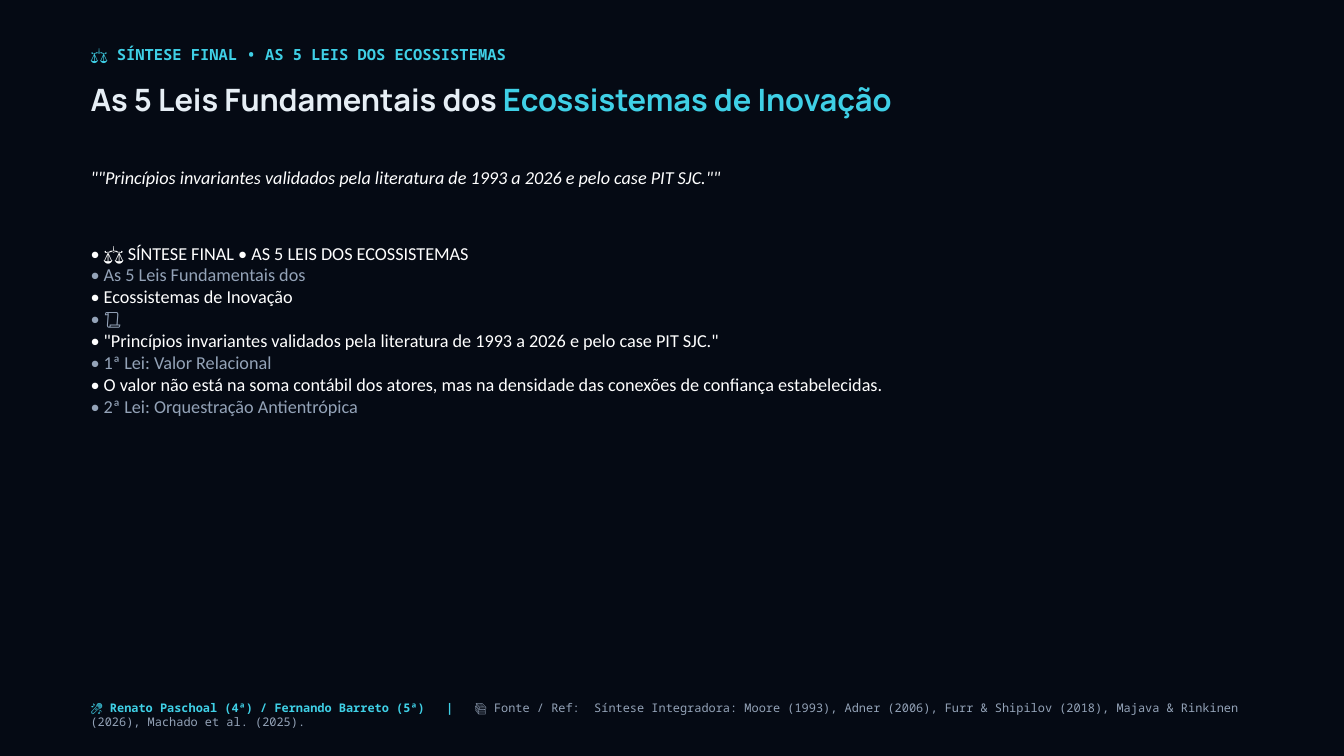
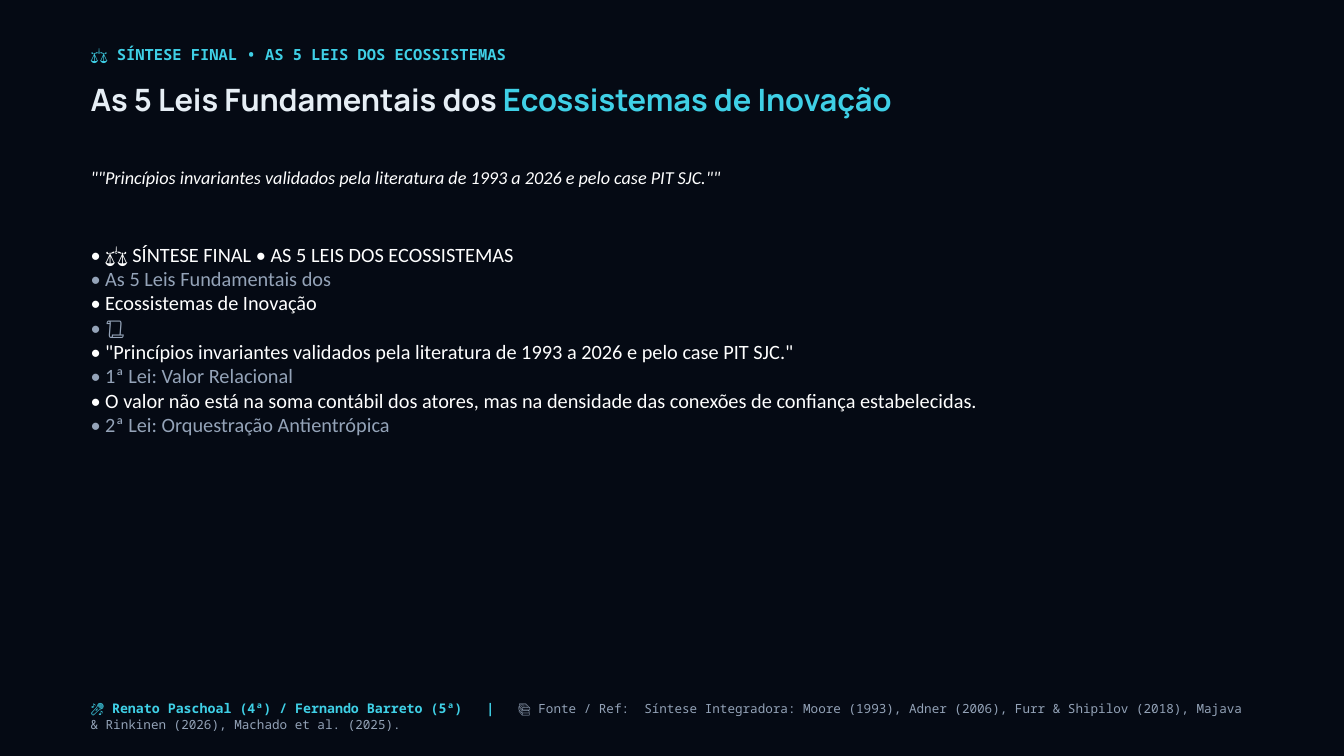
Before and after one commit to josuejofre/seminario-ecossistema-inovacao-pit, a slide deck: slide 42 of Seminario_5_Ecossistemas_Inovacao_Master.pptx. Drawn at 1344x756 pixels with LibreOffice and Linux fonts; fonts in the diff are those of the drawing. Boxes give left, top, right and bottom in pixels: in the first picture for what was removed or moved away, otherwise in the second. Text is boxed around its words. In the diff, an @@ line names an element or a change of style, - is before the commit and + after.

Commit message:
feat: scale up body fonts presentation-wide and set Joel as Thursday presenter for Bloco 3

```diff
--- a/Seminario_5_Ecossistemas_Inovacao_Master.pptx
+++ b/Seminario_5_Ecossistemas_Inovacao_Master.pptx
@@ text "• ⚖️ SÍNTESE FINAL • ..." at (105, 245, 976, 436): size 13 to 14.5 pt @@
@@ text "🎤 Renato Paschoal (4ª) / ..." at (112, 703, 1242, 716): size 8.5 to 9.5 pt in "🎤 Renato Paschoal (4ª) / Fernando Barreto ..."; size 8.5 to 9 pt in "📚 Fonte / Ref: Síntese Integradora: Moore ..." @@
```
Also in this commit, not shown: 42 other slides changed, 4 other files.
